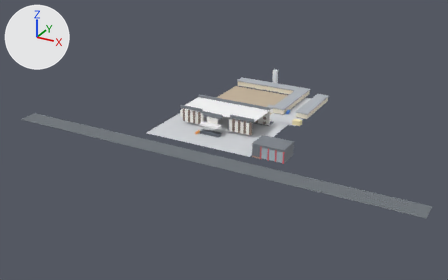
Two versions of the OBJ model turon_odob_ilm_3d.obj, one commit apart.
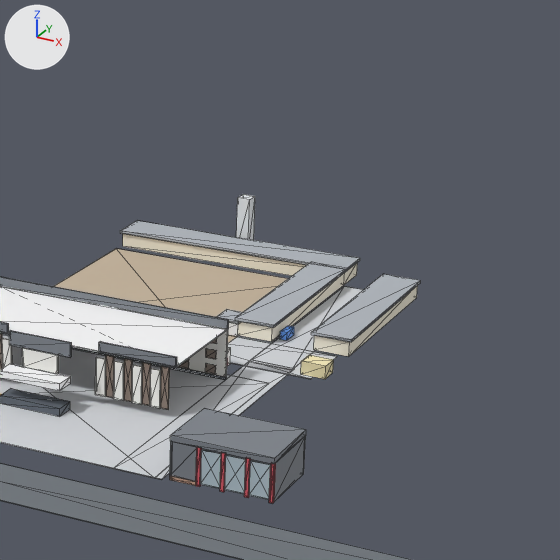
Each version appears first whole from a camera (50 mm lens) standing at (163.0, -298.0, 139.0) and looking at (-4.0, 6.0, -13.0), and next in a close-up on the part from 45% to 83% of the width and 3% to 65% of the height. The axes (+X, +Y, +Z) are drawn at upper left. The lights are the same throughout. The first two pictures are the older version. The close-ups show mesh edges as thin lines. Where no turn or scale is listed for an object, it has been applied to the vertices. Vertices at exactly the same position are counted once.

Objects in the first close-up: 'turon_odob_ilm_3d'.
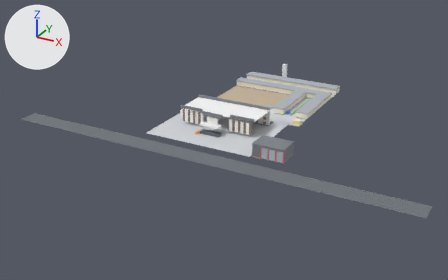
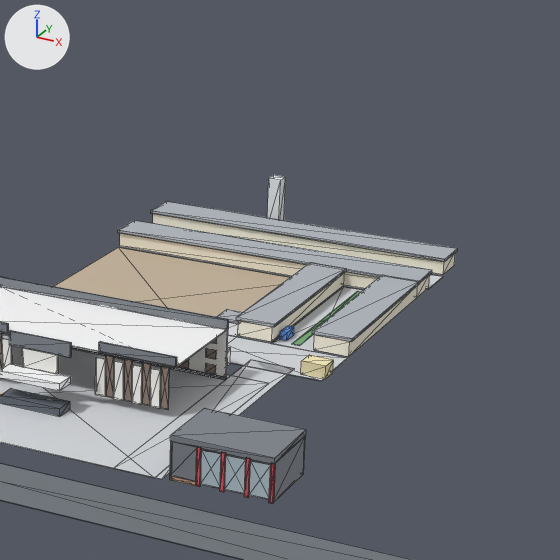
Diff of the bpy script that builds the scene:
```diff
--- a/turon_odob_ilm_3d.obj.py
+++ b/turon_odob_ilm_3d.obj.py
@@ mat_lawn_green @@
+mat_lawn_green = principled_material('Lawn_Green')
+mat_lawn_green.base_color = (0.18, 0.42, 0.18)  # green #76ad76
+mat_lawn_green.roughness = 0.9
@@ me_turon_odob_ilm_3d @@
 # used by ob_turon_odob_ilm_3d; location = (0.0, 0.0, 0.0)
-me_turon_odob_ilm_3d.from_pydata(...)  # 886 vertices, 1332 faces; spans x -112.0..128.0, y -52.0..78.0, z -2.0..12.0
+me_turon_odob_ilm_3d.from_pydata(...)  # 830 vertices, 1248 faces; spans x -112.0..128.0, y -52.0..94.0, z -2.0..12.0
+# me_turon_odob_ilm_3d part 1: a new loose piece, a box spanning x 2.75..39.25, y 17.9..30.5, z -0.03..0.02, in mat_paving_courtyard (light grey #d4d7db)
+# me_turon_odob_ilm_3d part 2: the loose piece of 8 vertices spanning x -4.0..-1.0, y 76.0..78.0, z 0.0..12.0 is scaled about its middle by (23.8, 3.07, 0.00417), then moved by (9.0, 1.0, -6.0), in mat_paving_courtyard (light grey #d4d7db)
+# me_turon_odob_ilm_3d part 3: a new loose piece, a box spanning x 27.45..29.05, y 32.0..65.0, z -0.01..0.07, in mat_lawn_green (green #76ad76)
+# me_turon_odob_ilm_3d part 4: a new loose piece, a box spanning x -4.2..-1.4, y 91.7..94.4, z 0.0..12.0, in mat_steel_poles (white #eaedf1)
+# me_turon_odob_ilm_3d part 5: a new loose piece, a box spanning x -27.2..39.5, y 82.0..89.0, z 0.3..3.2, in mat_dorm_cream (pale yellow #f8f1de)
+# me_turon_odob_ilm_3d part 6: a new loose piece, a box spanning x -27.5..39.8, y 66.05..73.95, z 3.4..3.95, in mat_slate_roof (grey #b1b6bd)
+# me_turon_odob_ilm_3d part 7: a new loose piece, a box spanning x -27.5..39.8, y 81.55..89.45, z 3.4..3.95, in mat_slate_roof (grey #b1b6bd)
+# me_turon_odob_ilm_3d part 8
+# 30 vertices are removed from x -27.0..37.0, y 18.0..74.0, z 0.0..4.0
+# 65 faces are deleted
+# 4 vertices move within x -28.0..17.0, y 66.0, z 0.0
+# 14 vertices are added at x -27.0..40.0, y 30.0..74.0, z 0.0..4.0
+# 12 new faces join them, mat_paving_courtyard (light grey #d4d7db)
+# 19 new faces join them, mat_dorm_cream (pale yellow #f8f1de)
+# 10 new faces join them, mat_slate_roof (grey #b1b6bd)
+# other edits to the shape of me_turon_odob_ilm_3d do not show in these pictures
 me_turon_odob_ilm_3d.materials.append(mat_stucco_cream)
@@ me_turon_odob_ilm_3d @@
 me_turon_odob_ilm_3d.materials.append(mat_dorm_cream)
-me_turon_odob_ilm_3d.materials.append(mat_bunk_teal)  # cyan #73b8c5
 me_turon_odob_ilm_3d.materials.append(mat_slate_roof)
@@ me_turon_odob_ilm_3d @@
 me_turon_odob_ilm_3d.materials.append(mat_damas_blue)
+me_turon_odob_ilm_3d.materials.append(mat_lawn_green)  # green #76ad76
```

Pixel boxes (x1, y1, x2, y2) of what changed, in the close-ups (560 x 560 px; the box of a moved part takes in the faces that stretch with it):
'turon_odob_ilm_3d', reshaped: before (0, 194, 421, 560); after (0, 175, 458, 560)
part 1 of me_turon_odob_ilm_3d, added: after (228, 335, 347, 381)
part 2 of me_turon_odob_ilm_3d, moved or reshaped: before (236, 194, 255, 240); after (427, 274, 443, 289)
part 3 of me_turon_odob_ilm_3d, added: after (292, 291, 360, 346)
part 4 of me_turon_odob_ilm_3d, added: after (267, 175, 286, 220)
part 5 of me_turon_odob_ilm_3d, added: after (153, 214, 455, 275)
part 6 of me_turon_odob_ilm_3d, added: after (118, 220, 432, 282)
part 7 of me_turon_odob_ilm_3d, added: after (151, 201, 458, 262)
part 8 of me_turon_odob_ilm_3d, built on: before (55, 221, 363, 379); after (55, 233, 430, 351)
